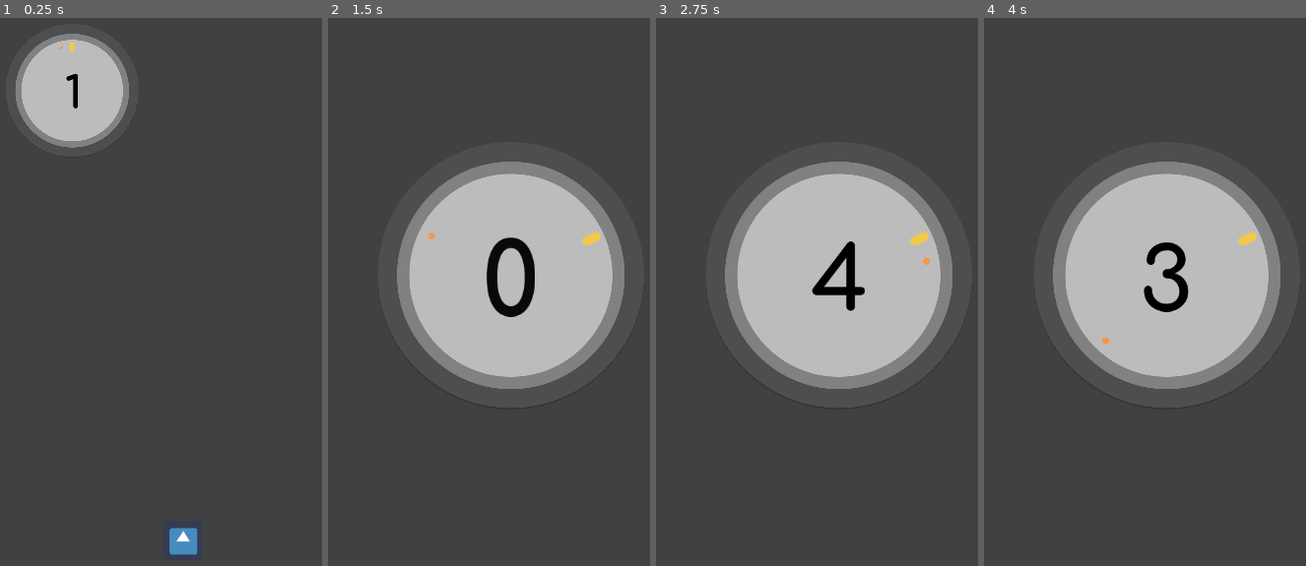
Above: before the commit, frames 1-4 (left to right).
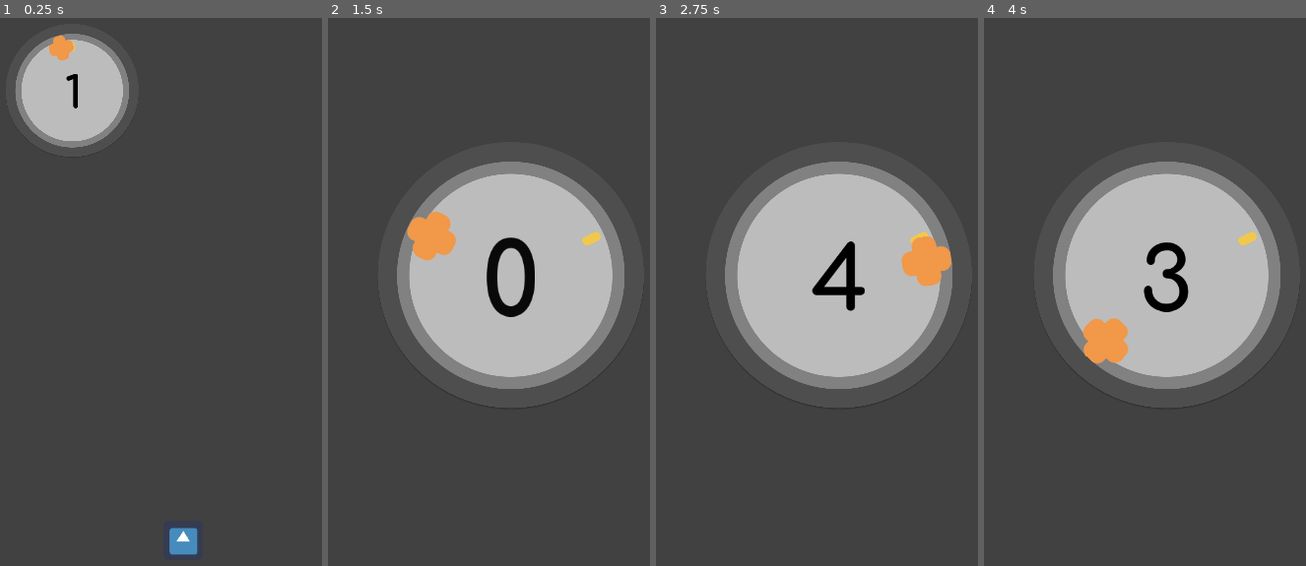
Above: after the commit, the same moments.

Repository: takecare/popthelock
Game: Godot game, scene res://scenes/Start.tscn
Same seed, same stepped clock (60 frames per second), same inputs: the game is played once before the commit and once after it. The engine's default icon, where the game draws it, is replaced by a stand-in: a white triangle on a blue panel in a dark square.
Inputs (mouse positions are in pixels of both pictures, inside the frame that each line leads up to):
- Up to frame 1 (0.25 s): no input
- Up to frame 2 (1.5 s): click (511, 538) at 0.5 s; tap Enter at 1.25 s; move the mouse to (608, 259) at 1.27 s; hold W from 1.28 s (still down); click (608, 259) at 1.35 s
- Up to frame 3 (2.75 s): move the mouse to (749, 341) at 2.02 s; release W at 2.03 s; hold S from 2.03 s (still down); tap G at 2.1 s
- Up to frame 4 (4 s): move the mouse to (1212, 127) at 2.77 s; release S at 2.78 s; hold W from 2.78 s (still down); tap H at 2.85 s; move the mouse to (1145, 456) at 3.52 s; tap J at 3.6 s

The runs differ from the first frame. In frame 1, 0.2% of the frame differs, in the area x 14-23%, y 3-8%; in frame 2, 0.9%, in the area x 24-40%, y 35-45%; in frame 3, 0.9%; in frame 4, 0.9%.

Commit message:
wip: add crosshair successful hit animation

Diff:
--- /dev/null
+++ b/animations/crosshair_rotate_right.tres
@@ -0,0 +1,17 @@
+[gd_resource type="Animation" format=2]
+
+[resource]
+resource_name = "rotate_right"
+length = 0.3
+tracks/0/type = "value"
+tracks/0/path = NodePath(".:rotation_degrees")
+tracks/0/interp = 1
+tracks/0/loop_wrap = true
+tracks/0/imported = false
+tracks/0/enabled = true
+tracks/0/keys = {
+"times": PoolRealArray( 0, 0.1, 0.3 ),
+"transitions": PoolRealArray( 1, 0.4, 0.1 ),
+"update": 0,
+"values": [ 0.0, 45.0, 0.0 ]
+}
--- a/scenes/Crosshair.tscn
+++ b/scenes/Crosshair.tscn
@@ -1,7 +1,8 @@
-[gd_scene load_steps=4 format=2]
+[gd_scene load_steps=5 format=2]
 
 [ext_resource path="res://sprites/crosshair.png" type="Texture" id=1]
 [ext_resource path="res://scripts/Crosshair.gd" type="Script" id=2]
+[ext_resource path="res://animations/crosshair_rotate_right.tres" type="Animation" id=3]
 
 [sub_resource type="CircleShape2D" id=1]
 radius = 40.1995
@@ -14,3 +15,6 @@
 
 [node name="CollisionShape2D" type="CollisionShape2D" parent="."]
 shape = SubResource( 1 )
+
+[node name="AnimationPlayer" type="AnimationPlayer" parent="."]
+anims/rotate_right = ExtResource( 3 )
--- a/scripts/Crosshair.gd
+++ b/scripts/Crosshair.gd
@@ -9,22 +9,32 @@
 func _ready() -> void:
   # make sure signals like area_entered and area_exited are emitted
   monitoring = true
+  scale = Vector2(1,1) # debug
 
 
 func _physics_process(_delta: float) -> void:
   if !Input.is_action_just_pressed("click"):
     return
   if is_inside:
-    emit_signal("on_target_hit")
+    _target_hit()
   else:
-    emit_signal("on_target_missed")
+    _target_missed()
+
+
+func _target_hit() -> void:
+  $AnimationPlayer.play("rotate_right", -1, 0.2)
+  emit_signal("on_target_hit")
+
+
+func _target_missed() -> void:
+  emit_signal("on_target_missed")
+
 
 # TODO how to determine how much both areas overlap?
 # A: consider dividing the current collision shape into at least 3, whilst maintaining
 # the same position - i.e. the 3 new shapes should form the current one. this way we
 # can say that it's only a hit if the crosshair is overlapping all 3 areas (or 2)
 # instead of just one
-
 
 # to be connected to Target's area_entered signal, letting us know that an area2d
 # has entered its (Target's) area2d. we don't actually check which area2d it is
